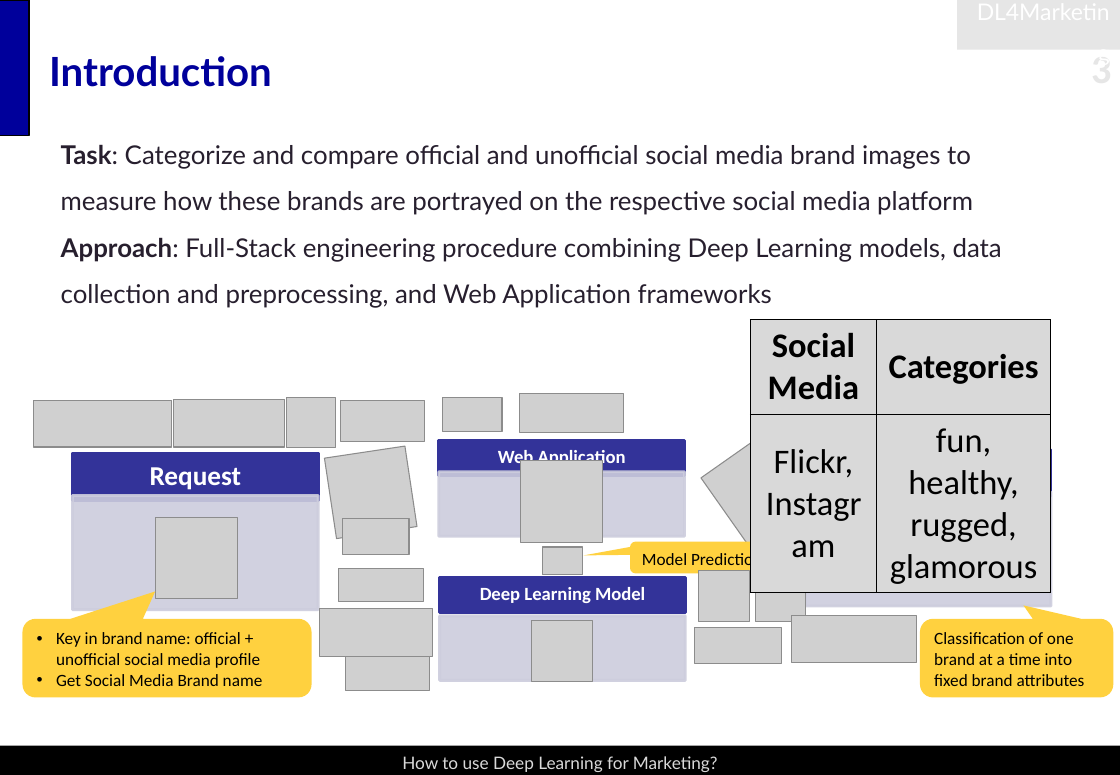
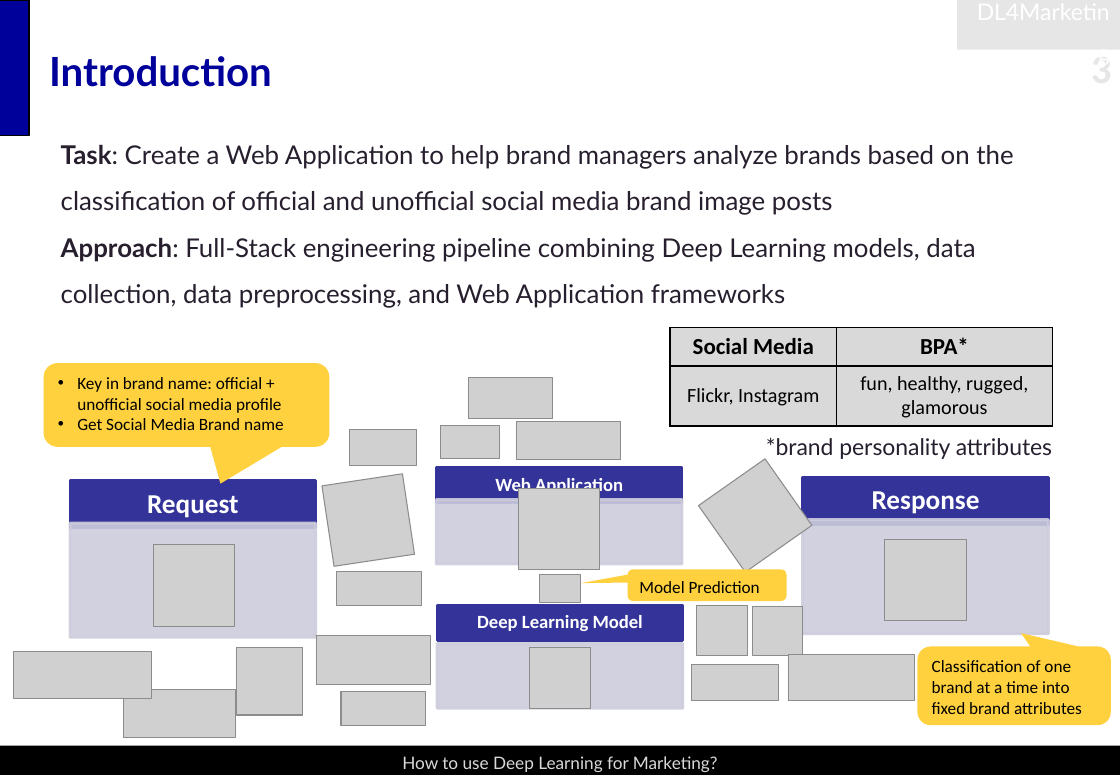
Before and after one commit to snoweZz/DLfM_BrandManagement, a slide deck: slide 3 of about_me/BrandManagement.pptx. Drawn at 1120x775 pixels with LibreOffice and Linux fonts; fonts in the diff are those of the drawing; grey boxes stand for pictures. Boxes give left, top, right and bottom in pixels: in the first picture for what was removed or moved away, otherwise in the second. Text is boxed around its words. In the diff, an @@ line names an element or a change of style, - is before the commit and + after.

Commit message:
update powerpoint brandmanagement

```diff
--- a/about_me/BrandManagement.pptx
+++ b/about_me/BrandManagement.pptx
@@ text at bbox=[61, 144, 1013, 308]: text changed @@
-Task: Categorize and compare official and unofficial social media brand images to measure how these brands are portrayed on the respective social media platform
-Approach: Full-Stack engineering procedure combining Deep Learning models, data collection and preprocessing, and Web Application frameworks
+Task: Create a Web Application to help brand managers analyze brands based on the classification of official and unofficial social media brand image posts
+Approach: Full-Stack engineering pipeline combining Deep Learning models, data collection, data preprocessing, and Web Application frameworks
@@ table at bbox=[670, 328, 1052, 426] @@
-row 1, column 2: Categories
+row 1, column 2: BPA*
@@ size 24 to 16 pt in "Social Media" @@
@@ size 24 to 14 pt in "Flickr, Instagram", "fun, healthy, rugged, glamorous" @@
@@ table: place and size @@
-table at bbox=[751, 321, 1052, 588]
+table at bbox=[670, 328, 1052, 426]
@@ rounded speech box "Key in brand name: official ...": place and size @@
-rounded speech box "Key in brand name: official ..." at bbox=[23, 619, 312, 698]
+rounded speech box "Key in brand name: official ..." at bbox=[43, 363, 329, 447]
@@ rounded speech box "Key in brand name: official ..." at bbox=[43, 363, 329, 447]: proportions changed @@
@@ picture: place and size @@
-picture at bbox=[341, 401, 425, 443]
+picture at bbox=[468, 377, 552, 419]
@@ picture: place and size @@
-picture at bbox=[342, 519, 410, 555]
+picture at bbox=[350, 429, 417, 465]
@@ text added at bbox=[766, 437, 1052, 459], 16 pt, text #271F2E @@
+*brand personality attributes
@@ 3 rectangles, 1 text: place and size @@
-3 rectangles, 1 text at bbox=[72, 441, 685, 610]
+3 rectangles, 1 text at bbox=[70, 468, 683, 637]
@@ 5 pictures, 1 rounded speech box, 1 text, 1 rectangle: place and size @@
-5 pictures, 1 rounded speech box, 1 text, 1 rectangle at bbox=[72, 394, 969, 594]
+5 pictures, 1 rounded speech box, 1 text, 1 rectangle at bbox=[70, 422, 967, 622]
@@ 4 rectangles, 3 pictures, 2 texts, 1 rounded speech box: place and size @@
-4 rectangles, 3 pictures, 2 texts, 1 rounded speech box at bbox=[440, 432, 1114, 698]
+4 rectangles, 3 pictures, 2 texts, 1 rounded speech box at bbox=[437, 460, 1111, 726]
@@ picture: place and size @@
-picture at bbox=[156, 518, 238, 600]
+picture at bbox=[153, 545, 235, 627]
@@ picture: place and size @@
-picture at bbox=[338, 569, 423, 602]
+picture at bbox=[337, 573, 422, 606]
@@ picture: place and size @@
-picture at bbox=[34, 400, 173, 447]
+picture at bbox=[13, 652, 152, 698]
@@ picture: place and size @@
-picture at bbox=[286, 398, 335, 448]
+picture at bbox=[236, 648, 303, 716]
@@ picture: place and size @@
-picture at bbox=[320, 609, 433, 658]
+picture at bbox=[316, 636, 430, 685]
@@ picture: place and size @@
-picture at bbox=[791, 616, 917, 663]
+picture at bbox=[789, 655, 915, 701]
@@ picture: place and size @@
-picture at bbox=[694, 628, 781, 664]
+picture at bbox=[692, 665, 779, 701]
@@ picture: place and size @@
-picture at bbox=[174, 399, 285, 447]
+picture at bbox=[124, 691, 236, 738]
@@ 3 pictures: place and size @@
-3 pictures at bbox=[345, 571, 806, 691]
+3 pictures at bbox=[341, 606, 803, 727]
```
Also in this commit, not shown: 7 other slides changed, 1 other file.
